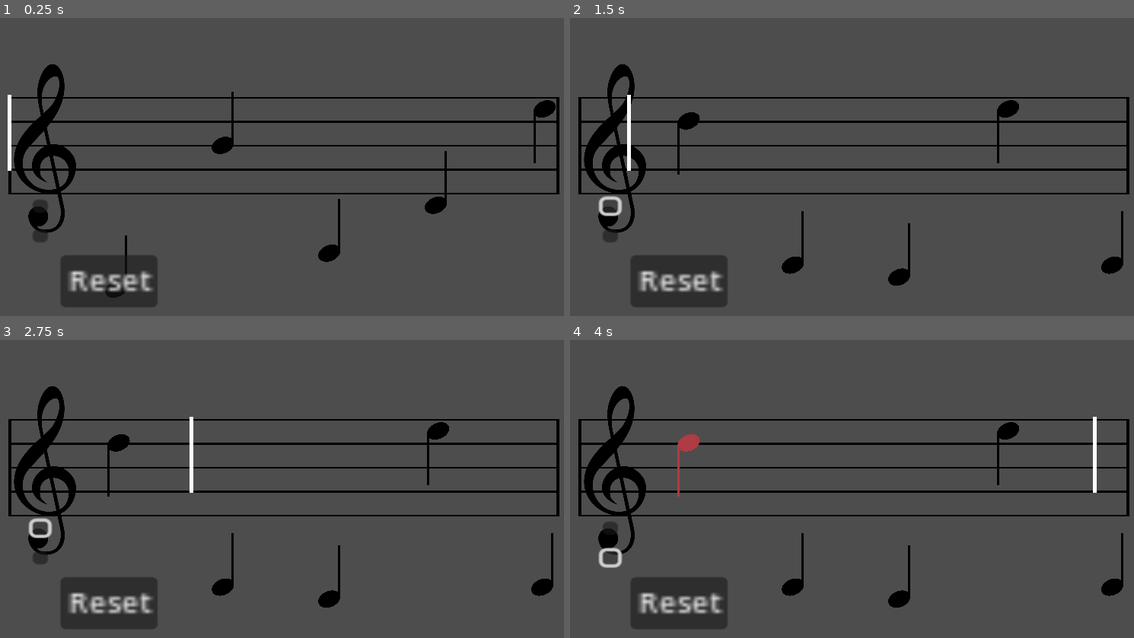
Above: before the commit, frames 1-4 (two rows, left to right).
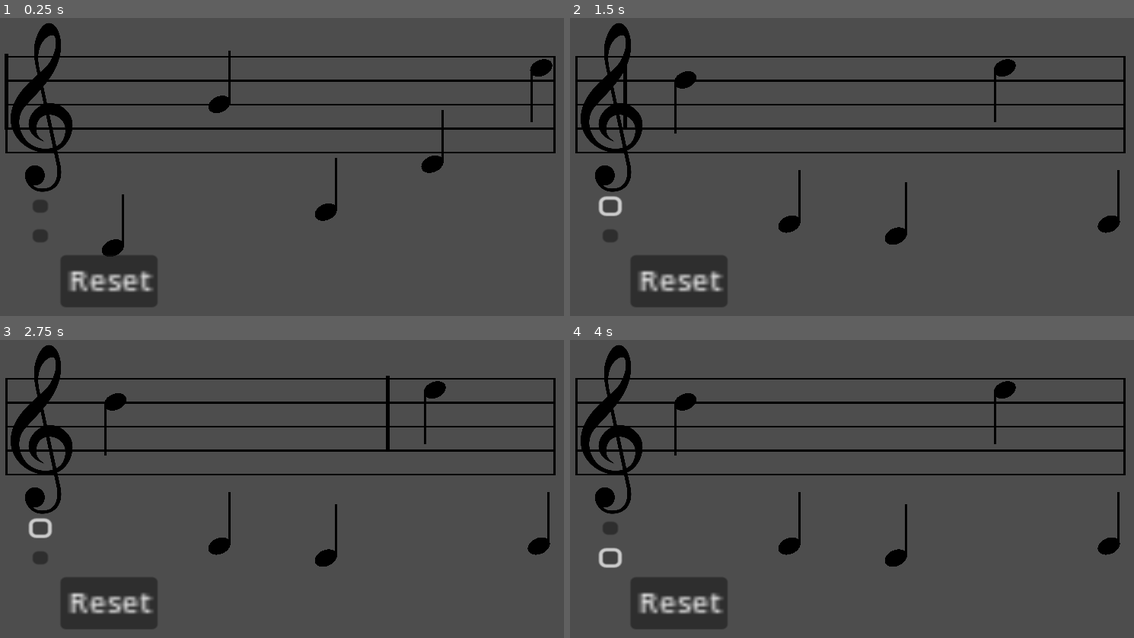
Above: after the commit, the same moments.

Repository: Sniggiho/COMP225-Reluna
Game: Godot game, scene res://Scenes/firstScene.tscn
Same seed, same stepped clock (60 frames per second), same inputs: the game is played once before the commit and once after it.
Inputs (mouse positions are in pixels of both pictures, inside the frame that each line leads up to):
- Up to frame 1 (0.25 s): no input
- Up to frame 2 (1.5 s): click "Reset" at 0.5 s; click (609, 205) at 1.25 s
- Up to frame 3 (2.75 s): click (39, 527) at 2 s
- Up to frame 4 (4 s): click (688, 444) at 2.77 s; click (609, 557) at 3.5 s

The runs differ from the first frame. In frame 1, 11% of the frame differs, in the area x 0-100%, y 1-94%; in frame 2, 11%; in frame 3, 11%, in the area x 0-100%, y 1-90%; in frame 4, 11%.

Commit message:
Made the play bar black, resets automatically

Diff:
--- a/Project/Scenes/MusicStaff/MusicStaff.gd
+++ b/Project/Scenes/MusicStaff/MusicStaff.gd
@@ -51,12 +51,16 @@
 		Vector2(startX + screenX * staffLength, y - lineHeight * screenY + 2.2),
 		Color.BLACK,
 		lineThickness * 1.5)
-	playBar.draw_line(
-		Vector2(startX, startY),
-		Vector2(startX, y),
-		Color.BLACK,
-		lineThickness * 3
-	)
+
+
+#	Doesn't work currently, I wanted to draw a line of the correct width of the first vertical line and make that the play bar.
+#		Will find alternate method.
+#	playBar.draw_line(
+#		Vector2(startX, startY),
+#		Vector2(startX, y),
+#		Color.BLACK,
+#		lineThickness * 3
+#	)
 
 func getLineHeight() -> float:
 	return self.screenY * lineHeight
--- a/Project/Scenes/MusicStaff/MusicStaff.tscn
+++ b/Project/Scenes/MusicStaff/MusicStaff.tscn
@@ -28,4 +28,6 @@
 
 [node name="PlayBar" parent="." node_paths=PackedStringArray("path") instance=ExtResource("3_56f0e")]
 position = Vector2(-2.08165e-12, 93)
+color = Color(0, 0, 0, 1)
+antialiased = true
 path = NodePath("../Path2D")
--- a/Project/Scenes/PlayBar/PlayBar.gd
+++ b/Project/Scenes/PlayBar/PlayBar.gd
@@ -17,15 +17,23 @@
 func _process(delta):
 	if playing:
 		pathFollow.progress_ratio += (1.0 / melodyLengthT) * delta
-		global_position = pathFollow.global_position
+		global_position.x = pathFollow.global_position.x
 
-		if pathFollow.progress_ratio > 1:
-			playing = false
+		if pathFollow.progress_ratio >= 1:
+			_reset()
 		pass
 	pass
 
+# Reset position of play bar, set invisible, make it stop playing
+func _reset() -> void:
+	playing = false
+	visible = false
+	pathFollow.progress_ratio = 0
+	global_position.x = pathFollow.global_position.x
+	pass
 
 func play() -> void:
-	pathFollow.progress_ratio = 0
-	playing = true
-	pass
+	if not playing:
+		pathFollow.progress_ratio = 0
+		visible = true
+		playing = true
--- a/Project/Scenes/PlayBar/play_bar.tscn
+++ b/Project/Scenes/PlayBar/play_bar.tscn
@@ -3,7 +3,7 @@
 [ext_resource type="Script" path="res://Scenes/PlayBar/PlayBar.gd" id="1_3y8rp"]
 
 [sub_resource type="RectangleShape2D" id="RectangleShape2D_1cbyy"]
-size = Vector2(20, 1000)
+size = Vector2(10, 1000)
 
 [node name="PlayBar" type="Polygon2D"]
 polygon = PackedVector2Array(-5, -100, -5, 100, 5, 100, 5, -100)
--- a/Project/Scenes/firstScene.tscn
+++ b/Project/Scenes/firstScene.tscn
@@ -8,7 +8,7 @@
 [node name="Main" type="Node2D"]
 
 [node name="MusicStaff" parent="." instance=ExtResource("5_bafn2")]
-position = Vector2(122, 286)
+position = Vector2(113, 178)
 
 [node name="LevelManager" type="Node2D" parent="." node_paths=PackedStringArray("musicStaff")]
 position = Vector2(-1, 0)
